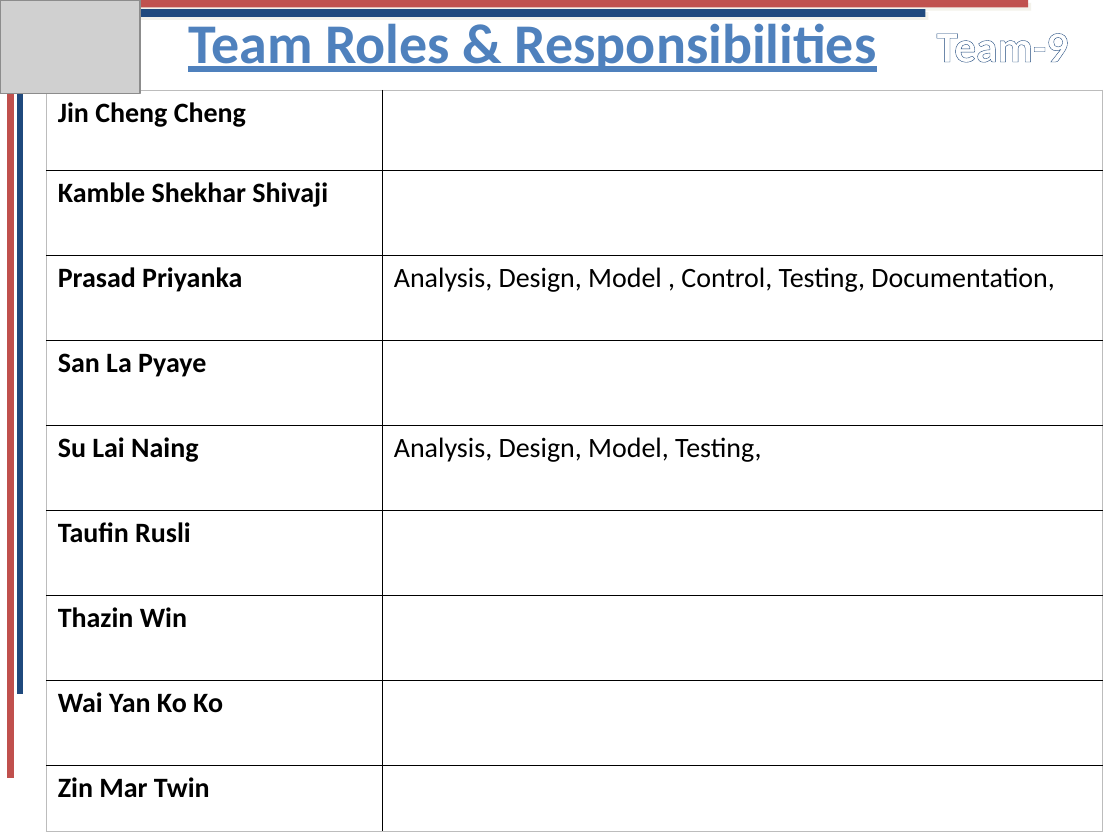
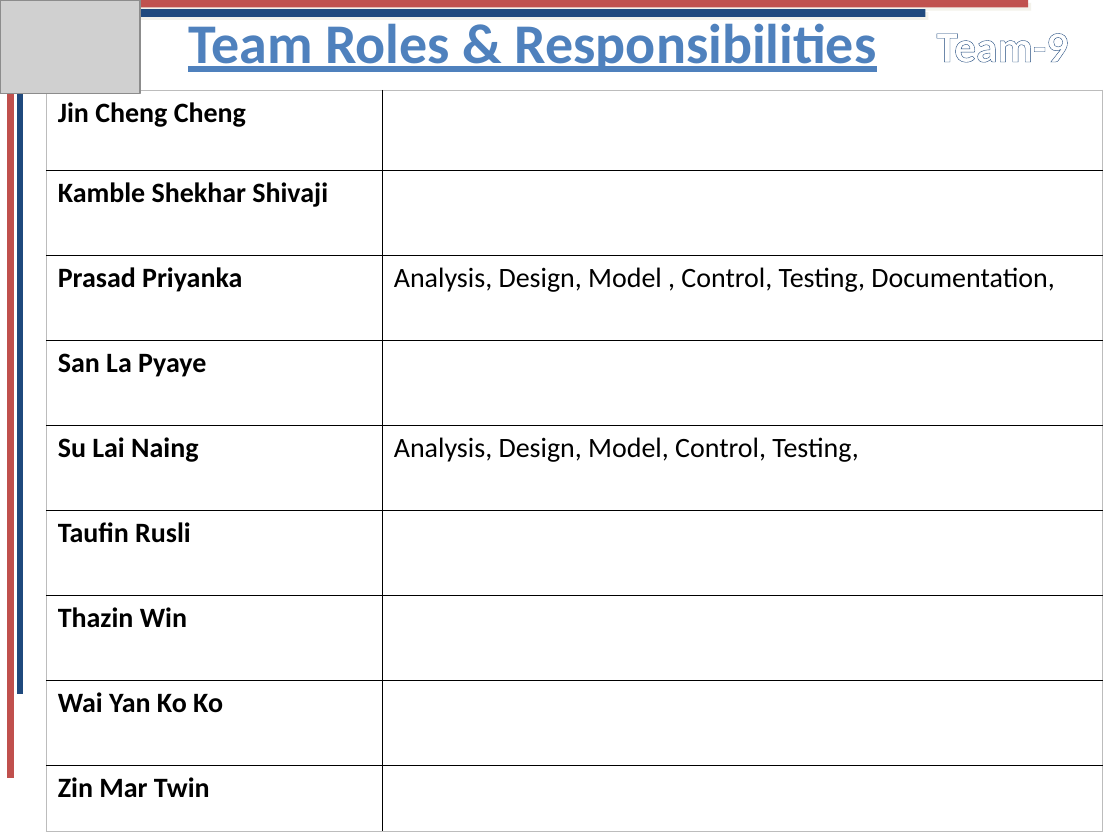
Before and after one commit to Soulrequiem/final-project-whereever-whatever, a slide deck: slide 2 of others/Files/presentation/PresentationSlideADproject.pptx. Drawn at 1120x840 pixels with LibreOffice and Linux fonts; fonts in the diff are those of the drawing; grey boxes stand for pictures. Boxes give left, top, right and bottom in pixels: in the first picture for what was removed or moved away, otherwise in the second. Text is boxed around its words. In the diff, an @@ line names an element or a change of style, - is before the commit and + after.

```diff
--- a/others/Files/presentation/PresentationSlideADproject.pptx
+++ b/others/Files/presentation/PresentationSlideADproject.pptx
@@ table at <box>47,91,1103,831</box> @@
-row 5, column 2: Analysis, Design, Model, Testing,
+row 5, column 2: Analysis, Design, Model, Control, Testing,
```
